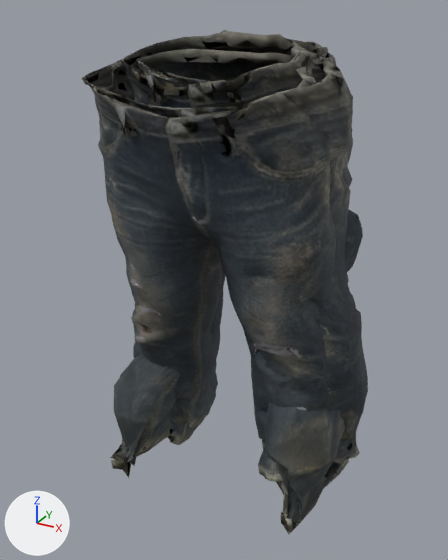
An edit to the glTF model game/public/assets/models/outfit-jeans.glb, drawn before and after from the same camera.
Rendered twice from a 50 mm lens placed at (0.603, -1.103, 1.08), pointed at (-0.008, 0.006, 0.526). Lighting does not change. The marker at lower left points along +X, +Y and +Z. The picture after the commit comes second. Vertices at exactly the same position are counted once.

Names of what the first picture shows: 'Outfit_jeans__agent', 'Outfit_jeans__courier', 'Outfit_jeans__heavyset', 'Outfit_jeans__lastshift', 'Outfit_jeans__scavenger', 'Outfit_jeans__tall'.
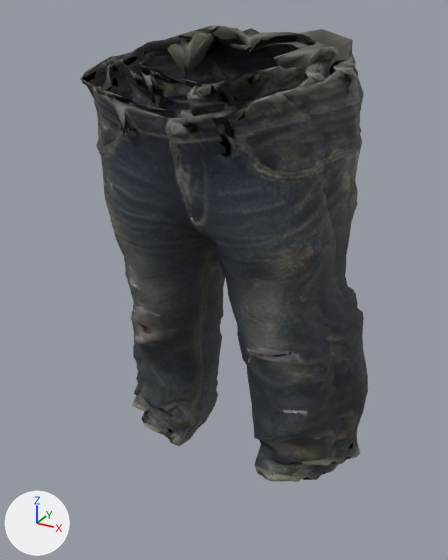
The change, as a list of edits to the scene's bpy script:
```text
Change me_outfit_jeans__courier:
    used by ob_outfit_jeans__courier; location = (0.0, 0.0, 0.0)
    remove me_outfit_jeans__courier.from_pydata(...)  # 2953 vertices, 5975 faces; spans x -0.26..0.259, y -0.143..0.172, z 0.103..1.036
    add me_outfit_jeans__courier.from_pydata(...)  # 2953 vertices, 5975 faces; spans x -0.269..0.27, y -0.152..0.177, z 0.103..1.046
    me_outfit_jeans__courier part 1: 2839 of 2953 vertices moved; they spanned x -0.26..0.259, y -0.143..0.172, z 0.103..1.036 and now span x -0.269..0.27, y -0.152..0.177, z 0.103..1.046; mean shift (0.0, -0.001, 0.0); largest move (0.116, -0.056, 0.504) -> (0.167, -0.083, 0.497)
Change me_outfit_jeans__agent:
    used by ob_outfit_jeans__agent; location = (0.0, 0.0, 0.0)
    remove me_outfit_jeans__agent.from_pydata(...)  # 2953 vertices, 5975 faces; spans x -0.262..0.268, y -0.222..0.154, z 0.056..1.005
    add me_outfit_jeans__agent.from_pydata(...)  # 2953 vertices, 5975 faces; spans x -0.264..0.281, y -0.222..0.162, z 0.051..1.035
    me_outfit_jeans__agent part 2: 2895 of 2953 vertices moved; they spanned x -0.262..0.268, y -0.215..0.154, z 0.056..1.005 and now span x -0.264..0.281, y -0.216..0.162, z 0.051..1.035; mean shift (0.0, 0.0, 0.0); largest move (-0.13, -0.01, 0.981) -> (-0.174, 0.044, 1.012)
Change me_outfit_jeans__heavyset:
    used by ob_outfit_jeans__heavyset; location = (0.0, 0.0, 0.0)
    remove me_outfit_jeans__heavyset.from_pydata(...)  # 2953 vertices, 5975 faces; spans x -0.315..0.312, y -0.183..0.216, z 0.083..1.021
    add me_outfit_jeans__heavyset.from_pydata(...)  # 2953 vertices, 5975 faces; spans x -0.316..0.313, y -0.185..0.237, z 0.085..1.041
    me_outfit_jeans__heavyset part 3: 2174 of 2953 vertices moved; they spanned x -0.306..0.311, y -0.183..0.216, z 0.083..1.021 and now span x -0.307..0.312, y -0.185..0.237, z 0.085..1.041; mean shift (0.0, 0.002, 0.0); largest move (0.136, 0.081, 1.001) -> (0.198, 0.152, 1.023)
Remove ob_outfit_jeans__lastshift:
    ob_outfit_jeans__lastshift = bpy.data.objects.new('Outfit_jeans__lastshift', me_outfit_jeans__lastshift)
    ob_outfit_jeans__lastshift.location = (0.0, 0.0, 0.0)
Remove ob_outfit_jeans__scavenger:
    ob_outfit_jeans__scavenger = bpy.data.objects.new('Outfit_jeans__scavenger', me_outfit_jeans__scavenger)
    ob_outfit_jeans__scavenger.location = (0.0, 0.0, 0.0)
```

Pixel boxes [x1, y1, x2, y2] of what changed, in the pictures (448 x 560 px; the box of a moved part takes in the faces that stretch with it):
'Outfit_jeans__agent', reshaped: before [92, 49, 338, 481]; after [91, 32, 343, 482]
'Outfit_jeans__heavyset', reshaped (6% taller): before [82, 52, 368, 464]; after [80, 28, 368, 466]
'Outfit_jeans__scavenger', deleted: before [110, 30, 363, 534]
'Outfit_jeans__courier', reshaped (mostly hidden): before [120, 31, 324, 391]; after [119, 26, 340, 440]
'Outfit_jeans__lastshift', deleted (mostly hidden): before [136, 40, 352, 187]
part 3 of me_outfit_jeans__heavyset, moved or reshaped: before [82, 52, 366, 459]; after [80, 28, 366, 459]
